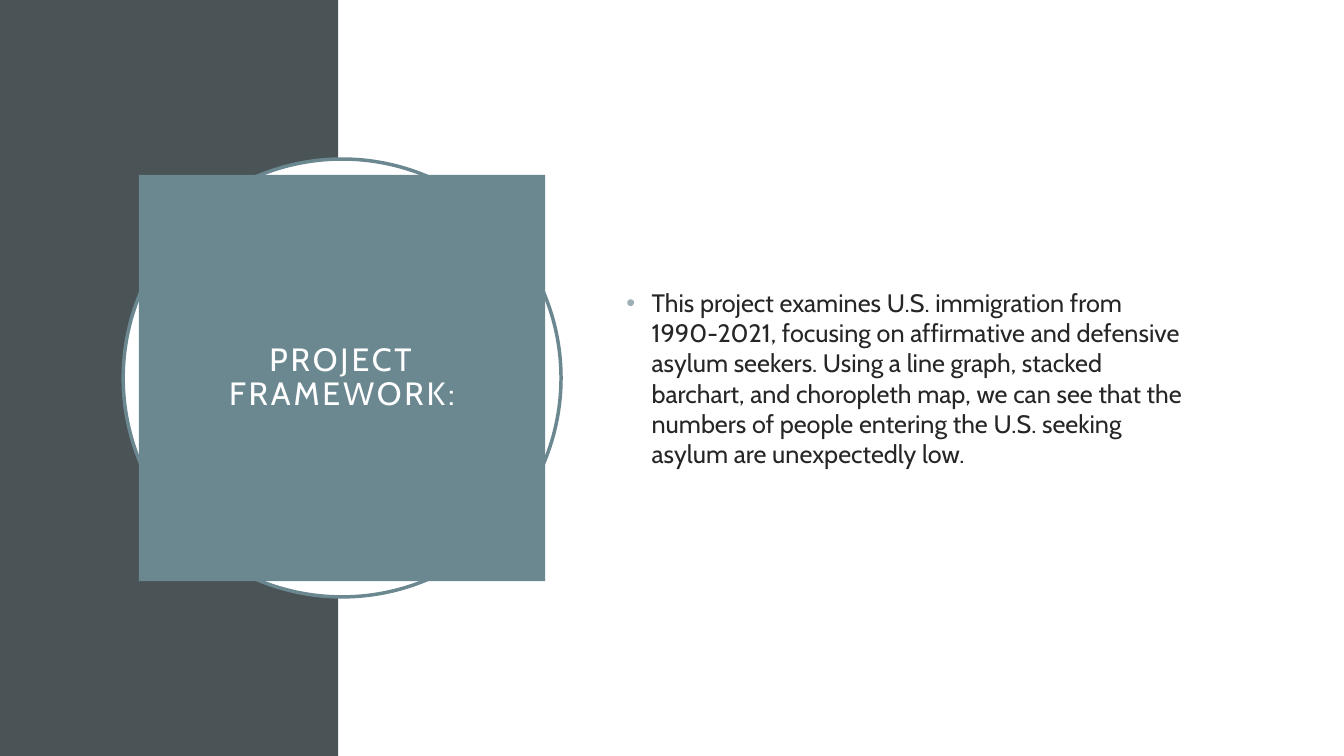
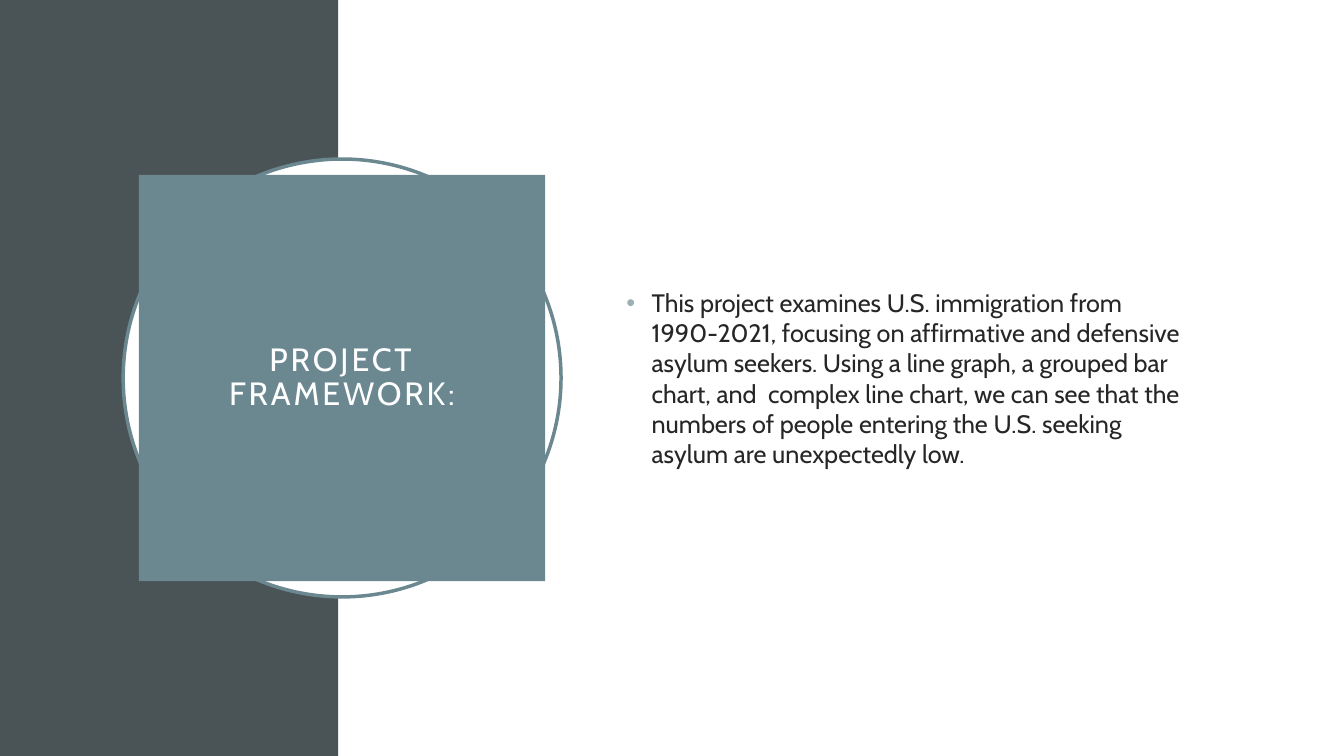
Before and after one commit to ASwigart/groupproject-3, a slide deck: slide 2 of GrpProject3.pptx. Drawn at 1344x756 pixels with LibreOffice and Linux fonts; fonts in the diff are those of the drawing. Boxes give left, top, right and bottom in pixels: in the first picture for what was removed or moved away, otherwise in the second. Text is boxed around its words. In the diff, an @@ line names an element or a change of style, - is before the commit and + after.

```diff
--- a/GrpProject3.pptx
+++ b/GrpProject3.pptx
@@ text at box(652, 293, 1180, 469): text changed @@
-• This project examines U.S. immigration from 1990-2021, focusing on affirmative and defensive asylum seekers. Using a line graph, stacked barchart, and choropleth map, we can see that the numbers of people entering the U.S. seeking asylum are unexpectedly low.
+• This project examines U.S. immigration from 1990-2021, focusing on affirmative and defensive asylum seekers. Using a line graph, a grouped bar chart, and complex line chart, we can see that the numbers of people entering the U.S. seeking asylum are unexpectedly low.
```
Also in this commit, not shown: 1 other file.
